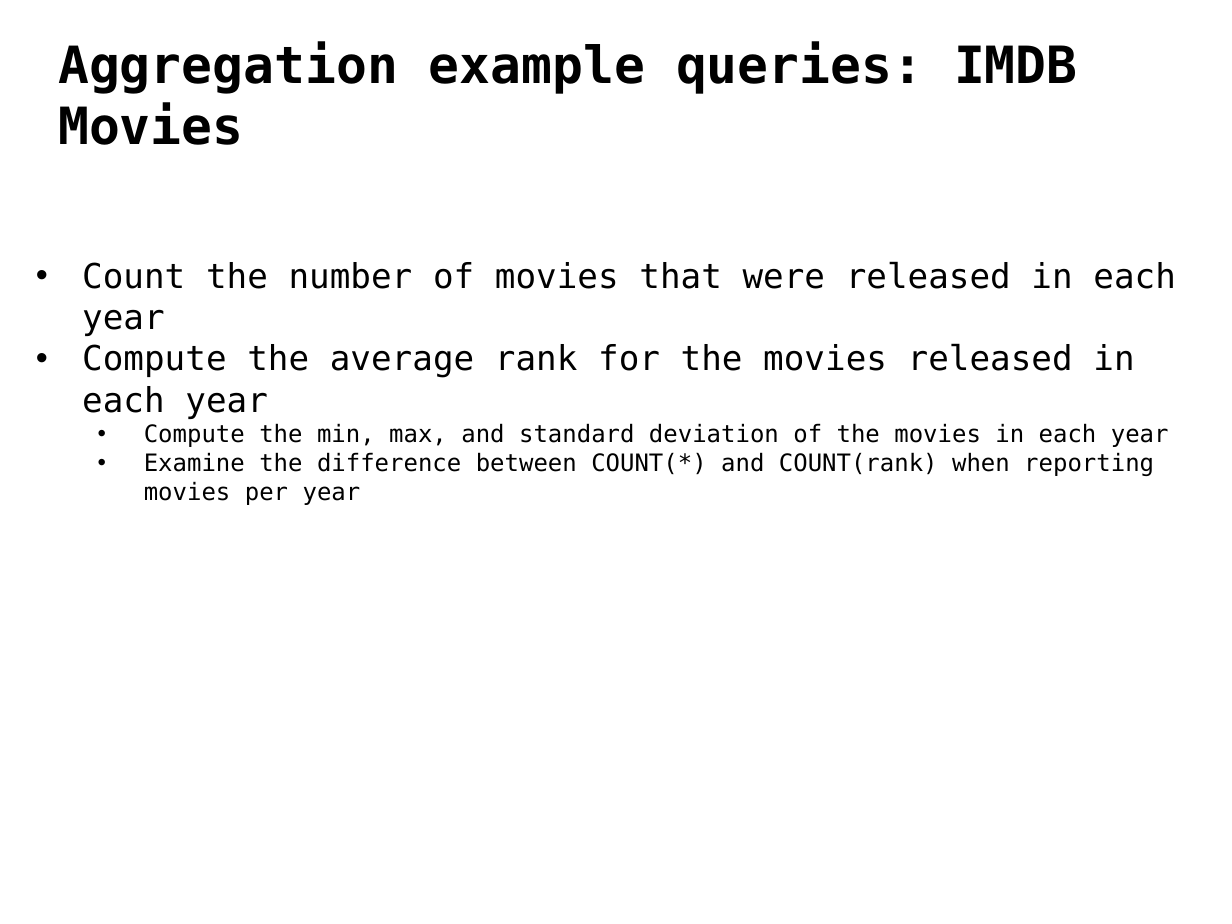
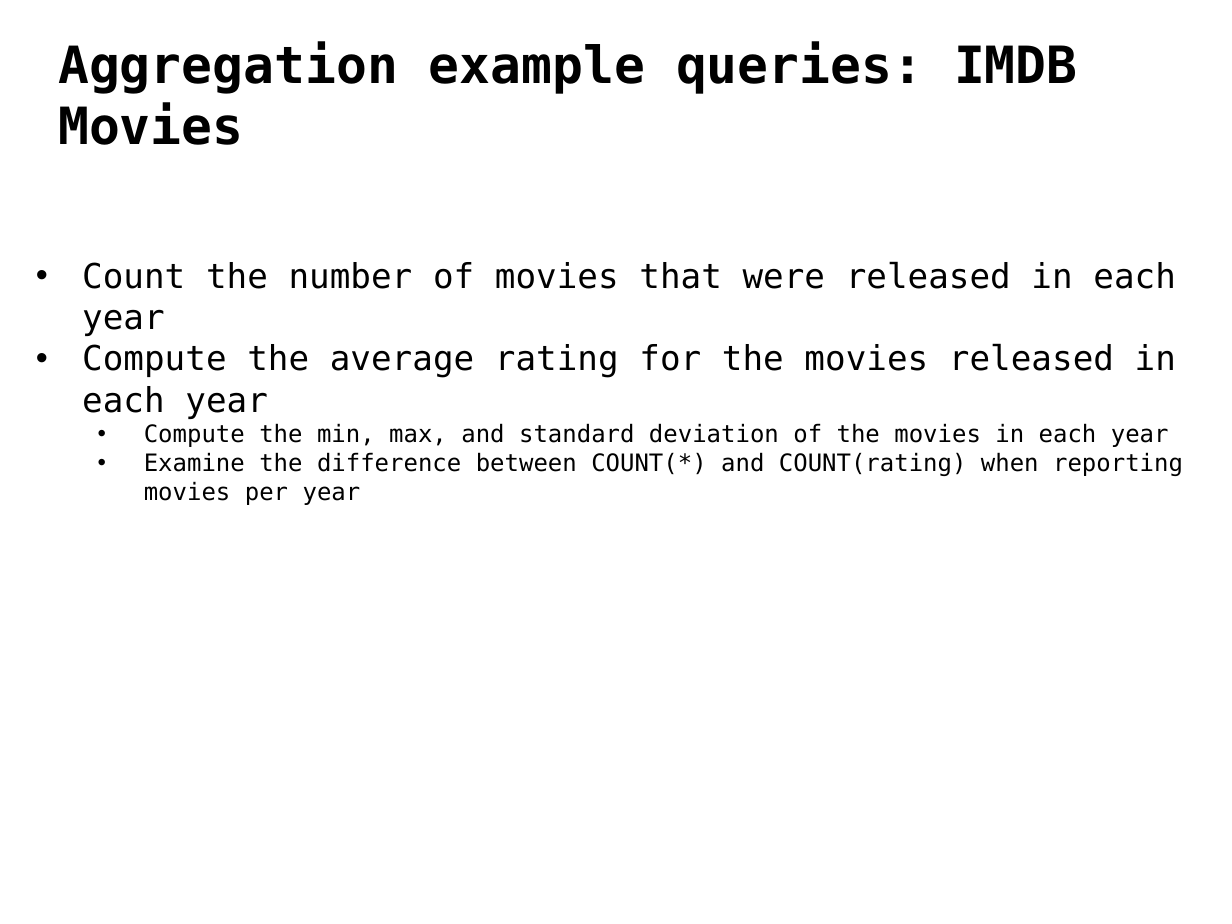
Before and after one commit to ipeirotis/introduction-to-databases, a slide deck: slide 9 of session5/D-SQL_Aggregation_Queries.pptx. Drawn at 1232x924 pixels with LibreOffice and Linux fonts; fonts in the diff are those of the drawing. Boxes give left, top, right and bottom in pixels: in the first picture for what was removed or moved away, otherwise in the second. Text is boxed around its words. In the diff, an @@ line names an element or a change of style, - is before the commit and + after.

```diff
--- a/session5/D-SQL_Aggregation_Queries.pptx
+++ b/session5/D-SQL_Aggregation_Queries.pptx
@@ text at <box>82,343,1176,419</box>: text changed @@
-• Compute the average rank for the movies released in each year
+• Compute the average rating for the movies released in each year
@@ text at <box>144,452,1183,505</box>: text changed @@
-  • Examine the difference between COUNT(*) and COUNT(rank) when reporting movies per year
+  • Examine the difference between COUNT(*) and COUNT(rating) when reporting movies per year
```
Also in this commit, not shown: 1 other slide changed.
